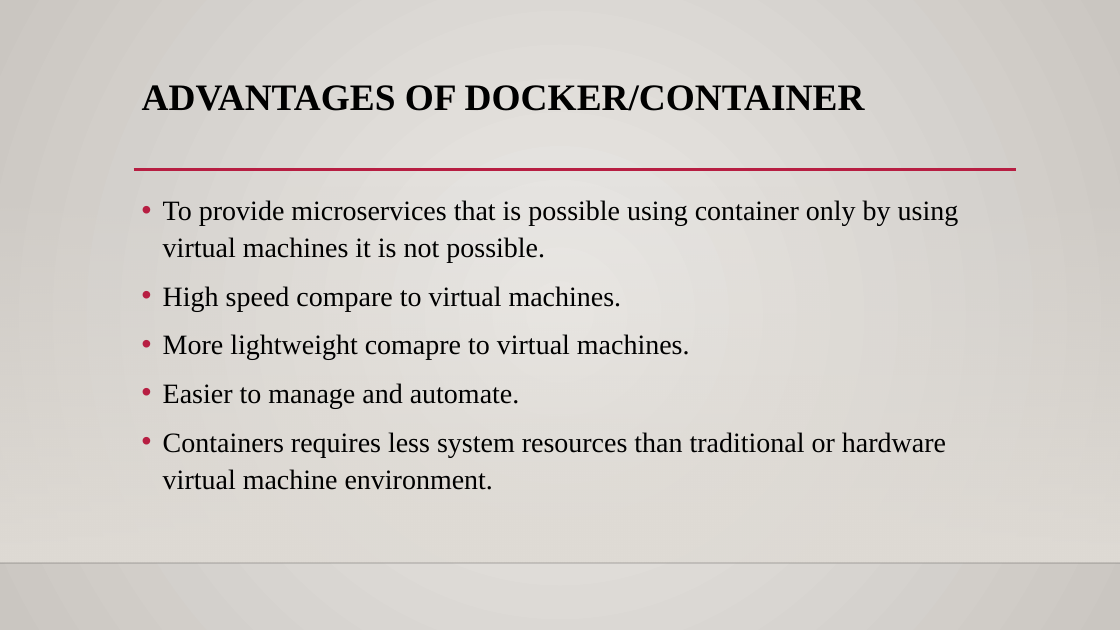
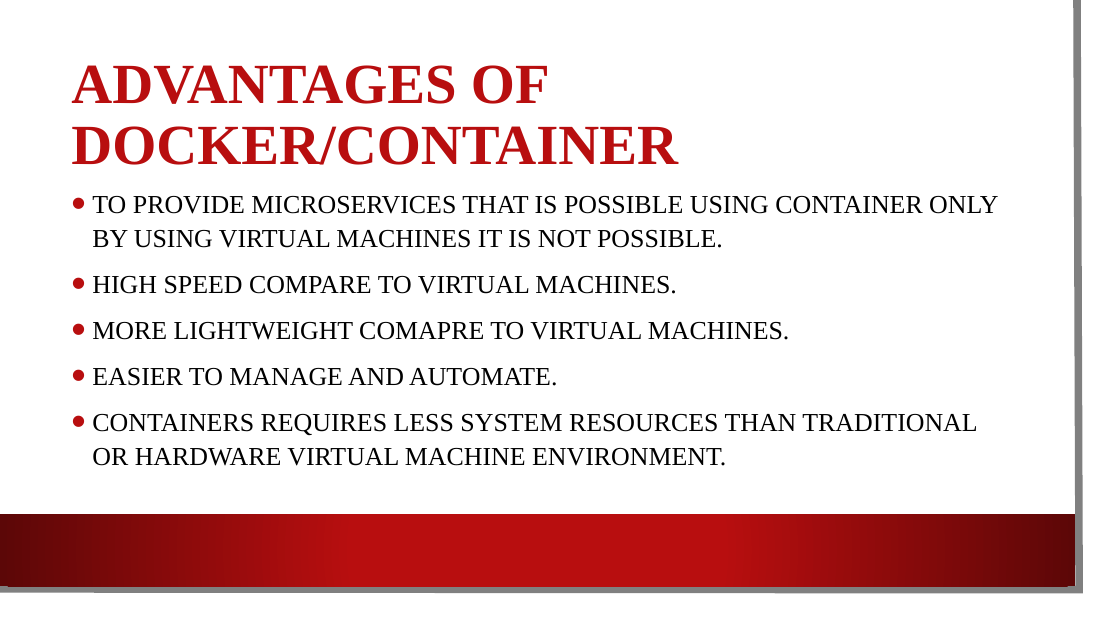
Before and after one commit to NUMBRITHBOPANNA/devopspresentationb2, a slide deck: slide 10 of Docker.pptx (slide 8 before the commit). Drawn at 1120x630 pixels with LibreOffice and Linux fonts; fonts in the diff are those of the drawing; background and template pictures are left out. Boxes give left, top, right and bottom in pixels: in the first picture for what was removed or moved away, otherwise in the second. Text is boxed around its words. In the diff, an @@ line names an element or a change of style, - is before the commit and + after.

```diff
--- a/Docker.pptx
+++ b/Docker.pptx
@@ background gradient #ECEAE7 to #CAC7C1 to picture (left out) @@
@@ rectangle: place and size @@
-rectangle at (0,186,1120,563)
+rectangle at (0,0,1101,611)
@@ rectangle at (0,0,1101,611): fill gradient #DFDBD5 to #FFFFFF; shadow on @@
@@ freeform shape added at (0,0,1080,590), outline #808080 6.5 pt @@
@@ title "ADVANTAGES OF DOCKER/CONTAINER": place and size @@
-title "ADVANTAGES OF DOCKER/CONTAINER" at (142,85,865,111)
+title "ADVANTAGES OF DOCKER/CONTAINER" at (71,65,678,165)
@@ title "ADVANTAGES OF DOCKER/CONTAINER" at (71,65,678,165): size 32 to 48.6 pt, text colour #000000 to #B80E0F; vertical alignment top to middle @@
@@ line removed from (134, 170) to (1017, 170) @@
@@ text "TO PROVIDE MICROSERVICES THAT IS ..." at (92,196,998,466): vertical alignment top to middle @@
@@ text at (92,196,998,466): text changed; size 24 to 22.2 pt @@
-• To provide microservices that is possible using container only by using virtual machines it is not possible.
-• High speed compare to virtual machines.
-• More lightweight comapre to virtual machines.
-• Easier to manage and automate.
-• Containers requires less system resources than traditional or hardware virtual machine environment.
+• TO PROVIDE MICROSERVICES THAT IS POSSIBLE USING CONTAINER ONLY BY USING VIRTUAL MACHINES IT IS NOT POSSIBLE.
+• HIGH SPEED COMPARE TO VIRTUAL MACHINES.
+• MORE LIGHTWEIGHT COMAPRE TO VIRTUAL MACHINES.
+• EASIER TO MANAGE AND AUTOMATE.
+• CONTAINERS REQUIRES LESS SYSTEM RESOURCES THAN TRADITIONAL OR HARDWARE VIRTUAL MACHINE ENVIRONMENT.
@@ rectangle added at (0,514,1075,586), fill gradient #B80E0F to #5C0707 @@
@@ line removed from (0, 563) to (1120, 563) @@
```
Also in this commit, not shown: 6 other slides changed, 13 slides added, 6 slides removed, 9 other files.
